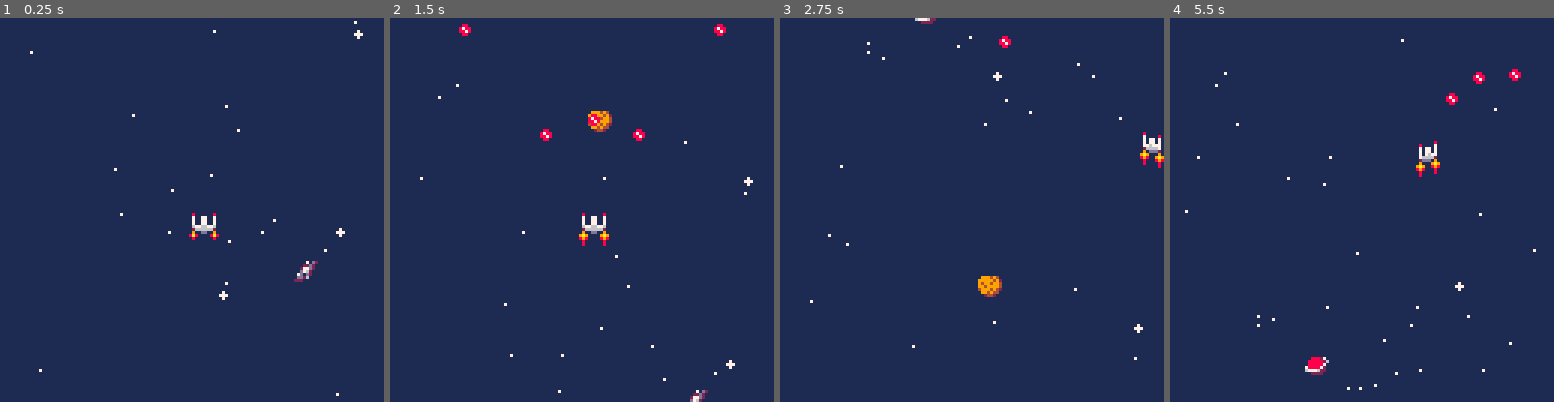
Above: before the commit, frames 1-4 (left to right).
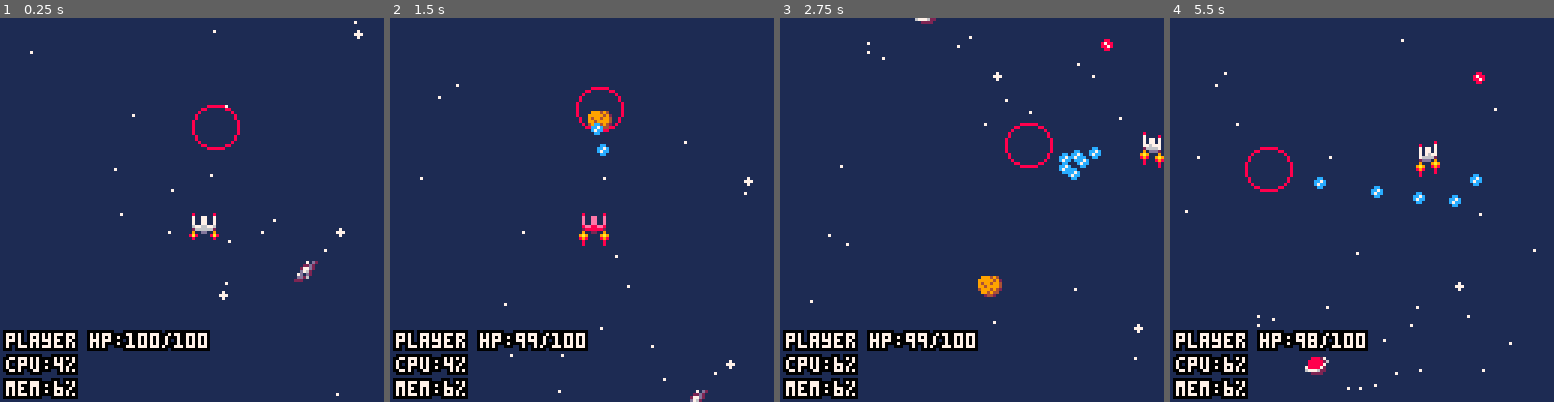
Above: after the commit, the same moments.

Repository: QuentinWidlocher/YogcastJam2020
Game: PICO-8 cartridge game.p8
Same seed, same stepped clock (60 frames per second), same inputs: the game is played once before the commit and once after it.
Inputs:
- Up to frame 1 (0.25 s): no input
- Up to frame 2 (1.5 s): tap X (X key) at 0.33, 1.07 s; tap O (Z key) at 0.7 s
- Up to frame 3 (2.75 s): hold Right 1.6-2.1 s; tap O (Z key) at 1.7, 2.1, 2.5 s; tap X (X key) at 1.85 s; hold Up 2.15-2.42 s; hold Right from 2.47 s (still down)
- Up to frame 4 (5.5 s): tap O (Z key) every 0.4 s from 2.9 to 5.3 s; tap X (X key) at 2.97, 4.08, 5.2 s; release Right at 3.03 s; hold Left 3.08-3.58 s; hold Down 3.63-3.97 s; hold Right 4.02-4.68 s; hold Up 4.73-5.03 s; hold Left from 5.08 s (still down)

The runs differ from the first frame. In frame 1, 4.9% of the frame differs, in the area x 0-63%, y 22-100%; in frame 2, 5.4%, in the area x 0-88%, y 1-100%; in frame 3, 5.3%; in frame 4, 5.3%.

Commit message:
:sparkles: Add Homing shooting type

Diff:
--- a/game.p8
+++ b/game.p8
@@ -9,8 +9,9 @@
 #include src/models/entity.model.lua
 #include src/models/game-object.model.lua
 #include src/models/shooting-types/shooting-type.model.lua
+#include src/models/shooting-types/trishot.model.lua
+#include src/models/shooting-types/homing.model.lua
 #include src/models/shooting-types/default.model.lua
-#include src/models/shooting-types/trishot.model.lua
 #include src/models/bullet.model.lua
 #include src/models/player.model.lua
 #include src/models/basic-enemy.model.lua
--- a/src/draw/main.draw.lua
+++ b/src/draw/main.draw.lua
@@ -11,5 +11,5 @@
     draw_player()
     draw_bullets()
     screen_shake()
-    draw_debug(false)
+    draw_debug(true)
 end
--- a/src/helpers.lua
+++ b/src/helpers.lua
@@ -106,6 +106,13 @@
     end
 end
 
+---@param v1 Vector
+---@param v2 Vector
+---@return number
+function getVectorDistance(v1, v2)
+    return sqrt(((v1.x - v2.x)^2)+((v1.y - v2.y)^2))
+end
+
 ---@param v Vector
 ---@return number
 function getVectorLength(v)
@@ -139,12 +146,33 @@
     }
 end
 
+function vectorToString(v)
+    local string = "Vector {\n"
+    string = string.."\tx = "..tostr(v.x).."\n"
+    string = string.."\ty = "..tostr(v.y).."\n"
+    string = string.."}"
+    return string
+end
+
 ---@param t table
 ---@return table
 function shallowCopy(t)
     local u = { }
     for k, v in pairs(t) do u[k] = v end
     return setmetatable(u, getmetatable(t))
+end
+
+---@param a table
+---@param cmp function
+---@return table
+function sort(a,cmp)
+  for i=1,#a do
+    local j = i
+    while j > 1 and cmp(a[j-1],a[j]) do
+        a[j],a[j-1] = a[j-1],a[j]
+    j = j - 1
+    end
+  end
 end
 
 -- === Moses === --
--- a/src/init/main.init.lua
+++ b/src/init/main.init.lua
@@ -6,7 +6,7 @@
     init_globals()
     init_camera()
     init_player()
-    -- init_enemies()
+    init_enemies()
     init_bg_particles()
     init_bullets()
 end
--- a/src/models/basic-enemy.model.lua
+++ b/src/models/basic-enemy.model.lua
@@ -9,11 +9,12 @@
 BasicEnemy = GameObject:new({
     speed = 1,
     dir = getRandomDirection(),
-    hp = { value = 10, max = 10 },
+    hp = { value = 20, max = 20 },
     movingCooldown = { value = 0, max = 10 },
     shootingCooldown = { value = 0, max = 10 },
     hurtCooldown = { value = 0, max = 5 },
-    shootingType = DefaultShootingType
+    shootingType = HomingShootingType,
+    __type = "BasicEnemy",
 })
 
 function BasicEnemy:update()
--- a/src/models/camera.model.lua
+++ b/src/models/camera.model.lua
@@ -6,6 +6,7 @@
 Camera = Entity:new({
     speed = 1,
     margin = 0,
+    __type = "Camera",
 })
 
 ---@param object Entity
--- a/src/models/player.model.lua
+++ b/src/models/player.model.lua
@@ -25,10 +25,12 @@
 
     dmg = 1,
     shootingCooldown = { value = 0, max = 8 }, -- can shoot when value == max
-    shootingType = TrishotShootingType,
+    shootingType = DefaultShootingType,
 
     flameCounter = 0,
-    flameSprite = SPRITES.FLAMES.OFF
+    flameSprite = SPRITES.FLAMES.OFF,
+
+    __type = "Player",
 })
 
 function Player:update()
--- a/src/models/shooting-types/default.model.lua
+++ b/src/models/shooting-types/default.model.lua
@@ -1,7 +1,7 @@
 ---@class DefaultShootingType : ShootingType
 ---@field public from Vector
 ---@field public dir Vector
-DefaultShootingType = ShootingType
+DefaultShootingType = shallowCopy(ShootingType)
 
 ---@param bullet Bullet
 function DefaultShootingType:shoot(bullet)
--- /dev/null
+++ b/src/models/shooting-types/homing.model.lua
@@ -0,0 +1,63 @@
+---@class HomingShootingType : ShootingType
+---@field public from Vector
+---@field public dir Vector
+HomingShootingType = shallowCopy(ShootingType)
+
+---@param bullet Bullet
+function HomingShootingType:shoot(bullet)
+    bullet.x = self.from.x
+    bullet.y = self.from.y
+    bullet.dir = normalize(self.dir)
+
+    function bullet:update()
+        local r = fromOct(4)
+        local collider = {
+                x = self.x - r,
+                y = self.y - r,
+                w = r * 2,
+                h = r * 2,
+            }
+        local function collides(e) return e:collide(collider) end
+        local function distanceToBullet(v) return getVectorDistance({x = self.x, y = self.y}, v) end
+
+        ---@type Vector
+        local target = nil
+
+        if self.playerVersion then
+            ---@type BasicEnemy[]
+            local hittenEnemies = M.filter(enemies, collides)
+
+            if (#hittenEnemies > 0) then
+
+                local chosenEnemy
+
+                if (#hittenEnemies == 1) then
+                    chosenEnemy = hittenEnemies[1]
+                else
+                    local sortedEnemies = sort(hittenEnemies, function (e1, e2)
+                        return distanceToBullet(e1) - distanceToBullet(e2)
+                    end)
+                    chosenEnemy = #sortedEnemies
+                end
+
+                if (chosenEnemy ~= nil) then
+                    target = chosenEnemy:getCenteredPos()
+                end
+            end
+        else
+            -- try to find the player around the bullet
+            if player:collide(collider) then target = player:getCenteredPos() end
+        end
+
+        if (target ~= nil) then
+            self.dir = normalize(subtractVectors(self:getCenteredPos(), target))
+            log(vectorToString(self.dir))
+        end
+
+        self.x = self.x + (self.dir.x * self.speed)
+        self.y = self.y + (self.dir.y * self.speed)
+    end
+
+    -- add the bullet to the pool so it'll be drawn and updated
+    add(bulletPool, bullet)
+end
--- a/src/models/shooting-types/trishot.model.lua
+++ b/src/models/shooting-types/trishot.model.lua
@@ -1,7 +1,7 @@
 ---@class TrishotShootingType : ShootingType
 ---@field public from Vector
 ---@field public dir Vector
-TrishotShootingType = ShootingType
+TrishotShootingType = shallowCopy(ShootingType)
 
 ---@param bullet Bullet
 function TrishotShootingType:shoot(bullet)
--- a/src/update/bullets.update.lua
+++ b/src/update/bullets.update.lua
@@ -25,6 +25,4 @@
 
     local function deleteBullet(i) deli(bulletPool, i) end
     foreach(bulletsToDelete, deleteBullet)
-
-    log(#bulletPool)
 end
